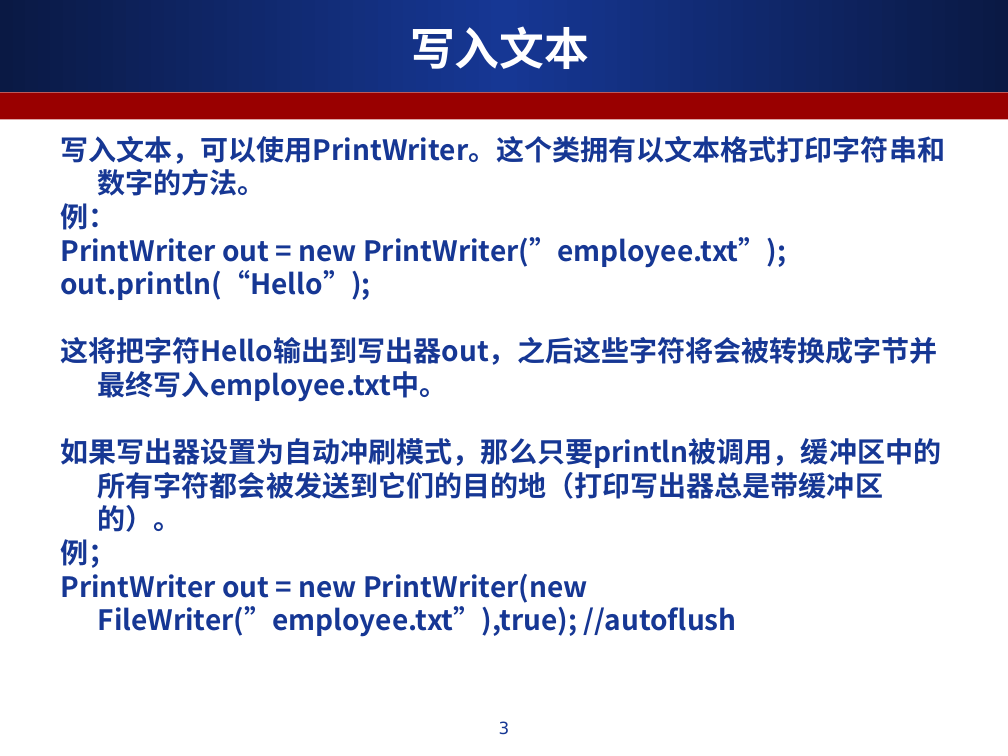
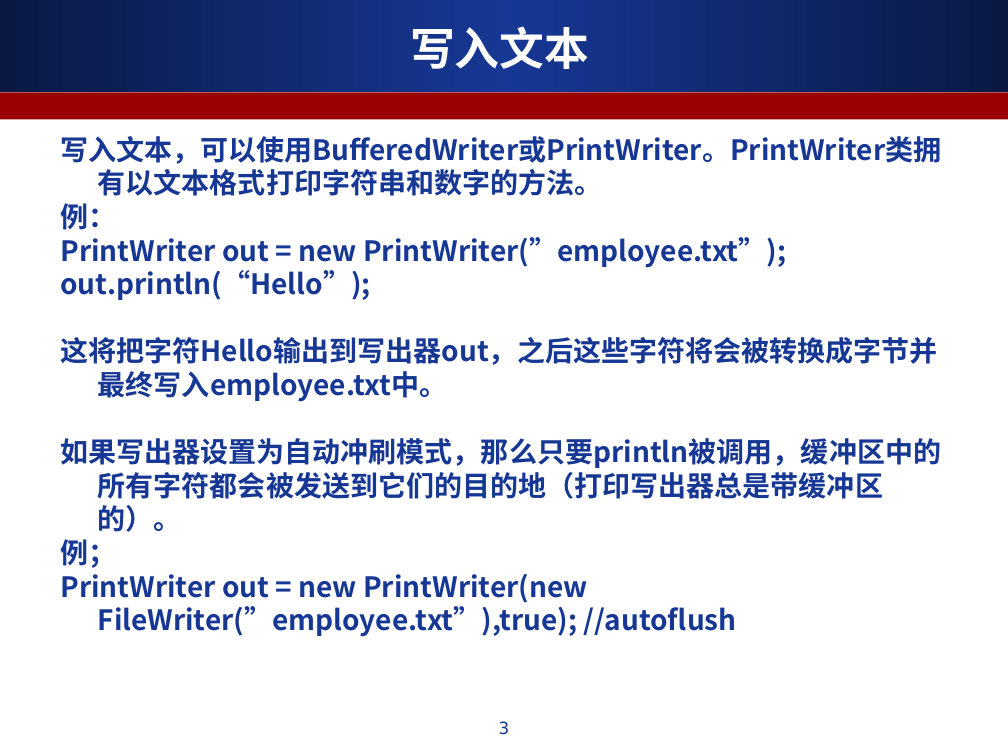
Before and after one commit to ALiberInc/Training, a slide deck: slide 3 of Java/第七章_流与文件.ppt. Drawn at 1008x756 pixels with LibreOffice and Linux fonts; fonts in the diff are those of the drawing. Boxes give left, top, right and bottom in pixels: in the first picture for what was removed or moved away, otherwise in the second. Text is boxed around its words. In the diff, an @@ line names an element or a change of style, - is before the commit and + after.

```diff
--- a/Java/第七章_流与文件.ppt
+++ b/Java/第七章_流与文件.ppt
@@ text at box(60, 136, 941, 196): text changed @@
-写入文本，可以使用PrintWriter。这个类拥有以文本格式打印字符串和数字的方法。
+写入文本，可以使用BufferedWriter或PrintWriter。PrintWriter类拥有以文本格式打印字符串和数字的方法。
```
Also in this commit, not shown: 3 other slides changed, 2 slides added.
